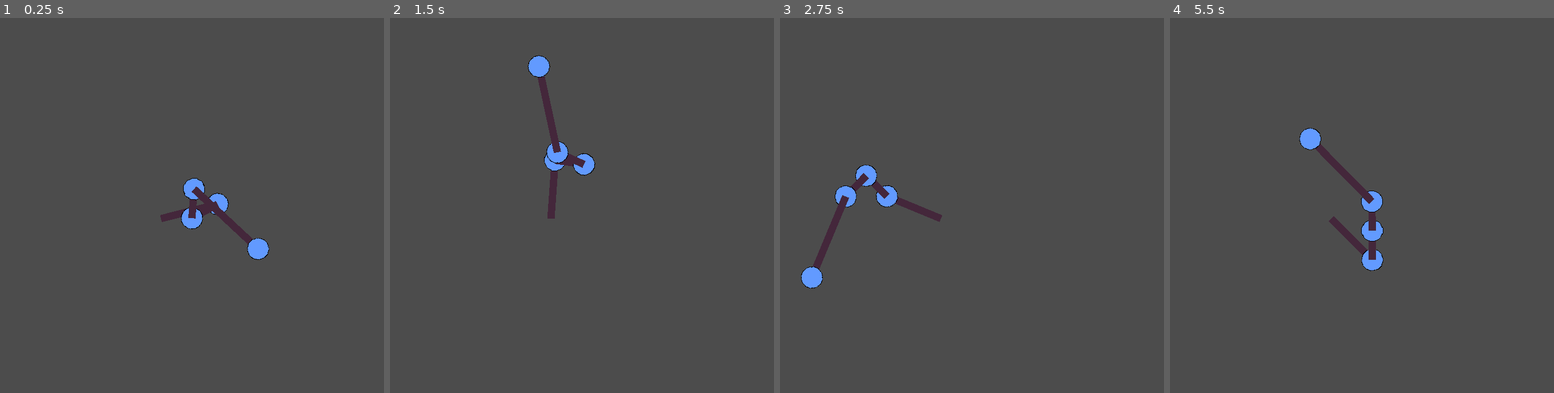
Above: before the commit, frames 1-4 (left to right).
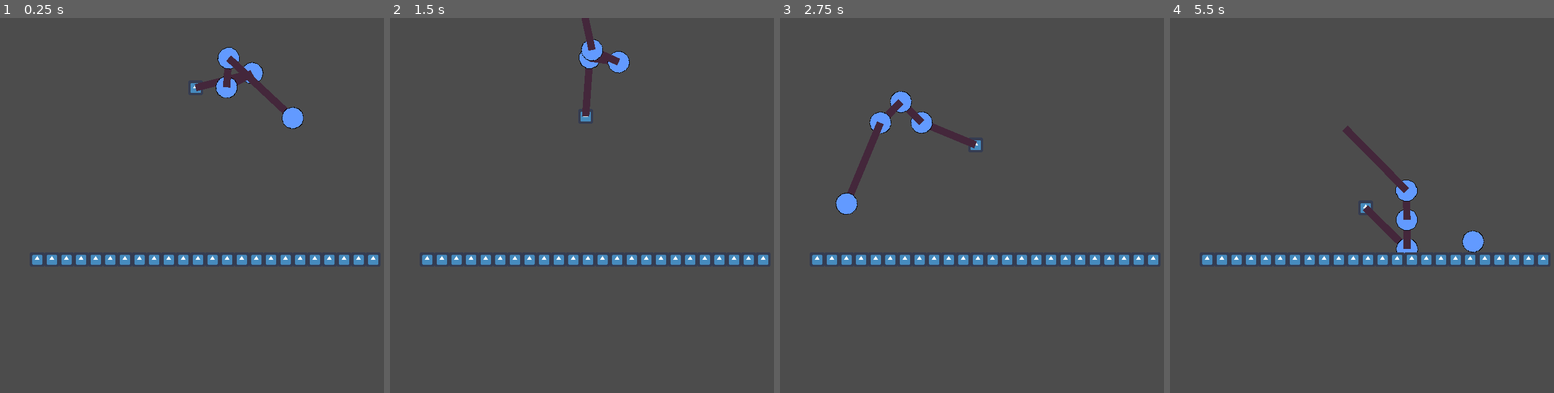
Above: after the commit, the same moments.

Repository: fyodordev/fourier-game
Game: Godot game, scene res://World.tscn
Same seed, same stepped clock (60 frames per second), same inputs: the game is played once before the commit and once after it. The engine's default icon, where the game draws it, is replaced by a stand-in: a white triangle on a blue panel in a dark square.
Inputs:
- Up to frame 1 (0.25 s): no input
- Up to frame 2 (1.5 s): no input
- Up to frame 3 (2.75 s): no input
- Up to frame 4 (5.5 s): no input

The runs differ from the first frame. In frame 1, 4.8% of the frame differs, in the area x 8-99%, y 7-66%; in frame 2, 4.4%; in frame 3, 4.7%; in frame 4, 4.9%, in the area x 8-99%, y 28-68%.

Commit message:
added correct collisions

Diff:
--- /dev/null
+++ b/Anchor.gd
@@ -0,0 +1,12 @@
+extends KinematicBody2D
+
+
+export var velocity = Vector2(0,100)
+
+# Called when the node enters the scene tree for the first time.
+func _ready():
+	pass # Replace with function body.
+
+# Called every frame. 'delta' is the elapsed time since the previous frame.
+func _physics_process(delta):
+	move_and_slide(velocity)
--- a/BaseStick.gd
+++ b/BaseStick.gd
@@ -9,9 +9,7 @@
 
 	#get position of parenths junktion
 	if(get_parent().name == "Stick+Junction"):
-		position[0] += get_parent().get_node("Junction").position[0]
-	else:
-		position[0] = get_parent().position[0]
+		position[0] = get_parent().get_node("Junction").position[0]
 
 	#set length
 	get_node("Stick").position[0] *= new_length
--- a/BaseStick.tscn
+++ b/BaseStick.tscn
@@ -1,13 +1,14 @@
-[gd_scene load_steps=6 format=2]
+[gd_scene load_steps=7 format=2]
 
 [ext_resource path="res://BaseStick.gd" type="Script" id=1]
 [ext_resource path="res://Cable.png" type="Texture" id=2]
-[ext_resource path="res://Junction.png" type="Texture" id=3]
+[ext_resource path="res://Junction.gd" type="Script" id=3]
+[ext_resource path="res://Junction.png" type="Texture" id=4]
 
-[sub_resource type="RectangleShape2D" id=2]
+[sub_resource type="RectangleShape2D" id=1]
 extents = Vector2( 64, 16 )
 
-[sub_resource type="CircleShape2D" id=1]
+[sub_resource type="CircleShape2D" id=2]
 radius = 48.0
 
 [node name="Stick+Junction" type="Node2D"]
@@ -15,12 +16,15 @@
 
 [node name="Stick" type="KinematicBody2D" parent="."]
 position = Vector2( 64, 0 )
+collision_layer = 2
+collision_mask = 4
 __meta__ = {
 "_edit_group_": true
 }
 
 [node name="CollisionShape2D" type="CollisionShape2D" parent="Stick"]
-shape = SubResource( 2 )
+shape = SubResource( 1 )
+disabled = true
 
 [node name="Stick_Sprite" type="Sprite" parent="Stick"]
 position = Vector2( 0, -2.27374e-13 )
@@ -29,14 +33,18 @@
 
 [node name="Junction" type="KinematicBody2D" parent="."]
 position = Vector2( 128, 0 )
+collision_layer = 2
+collision_mask = 4
+script = ExtResource( 3 )
 __meta__ = {
 "_edit_group_": true
 }
 
 [node name="CollisionShape2D" type="CollisionShape2D" parent="Junction"]
-shape = SubResource( 1 )
+shape = SubResource( 2 )
+disabled = true
 
 [node name="Junction_Sprite" type="Sprite" parent="Junction"]
 position = Vector2( 0, 9.53674e-07 )
 scale = Vector2( 2.74286, 2.74286 )
-texture = ExtResource( 3 )
+texture = ExtResource( 4 )
--- /dev/null
+++ b/Junction.gd
@@ -0,0 +1,15 @@
+extends KinematicBody2D
+
+# Declare member variables here. Examples:
+# var a = 2
+# var b = "text"
+var velocity = Vector2(0,0)
+
+# Called when the node enters the scene tree for the first time.
+func _ready():
+	pass # Replace with function body.
+
+
+func _physics_process(delta):
+	if move_and_collide(velocity):
+		print("collision")
--- a/World.gd
+++ b/World.gd
@@ -20,3 +20,5 @@
 		#get the node we just attached, set speeds and lengths
 		currNode = currNode.get_node("./Stick+Junction")
 		currNode.hueinit(speeds[i],lengths[i])
+
+	currNode.get_node("Junction").get_node("CollisionShape2D").set_disabled(false)
--- a/World.tscn
+++ b/World.tscn
@@ -1,9 +1,46 @@
-[gd_scene load_steps=2 format=2]
+[gd_scene load_steps=6 format=2]
 
 [ext_resource path="res://World.gd" type="Script" id=1]
+[ext_resource path="res://Anchor.gd" type="Script" id=2]
+[ext_resource path="res://icon.png" type="Texture" id=3]
+
+[sub_resource type="ConvexPolygonShape2D" id=1]
+points = PoolVector2Array( 0, 0, 64, 0, 64, 64, 0, 64 )
+
+[sub_resource type="TileSet" id=2]
+0/name = "icon.png 0"
+0/texture = ExtResource( 3 )
+0/tex_offset = Vector2( 0, 0 )
+0/modulate = Color( 1, 1, 1, 1 )
+0/region = Rect2( 0, 0, 64, 64 )
+0/tile_mode = 0
+0/occluder_offset = Vector2( 0, 0 )
+0/navigation_offset = Vector2( 0, 0 )
+0/shapes = [ {
+"autotile_coord": Vector2( 0, 0 ),
+"one_way": false,
+"one_way_margin": 1.0,
+"shape": SubResource( 1 ),
+"shape_transform": Transform2D( 1, 0, 0, 1, 0, 0 )
+} ]
+0/z_index = 0
 
 [node name="World" type="Node"]
 script = ExtResource( 1 )
 
-[node name="Anchor" type="Node2D" parent="."]
-position = Vector2( 415.125, 877.501 )
+[node name="Anchor" type="KinematicBody2D" parent="."]
+position = Vector2( 982.125, 280.125 )
+script = ExtResource( 2 )
+__meta__ = {
+"_edit_group_": true
+}
+
+[node name="Sprite" type="Sprite" parent="Anchor"]
+texture = ExtResource( 3 )
+
+[node name="TileMap" type="TileMap" parent="."]
+tile_set = SubResource( 2 )
+collision_layer = 4
+collision_mask = 4
+format = 1
+tile_data = PoolIntArray( 1048580, 0, 0, 1048581, 0, 0, 1048582, 0, 0, 1048583, 0, 0, 1048584, 0, 0, 1048585, 0, 0, 1048586, 0, 0, 1048587, 0, 0, 1048588, 0, 0, 1048589, 0, 0, 1048590, 0, 0, 1048591, 0, 0, 1048592, 0, 0, 1048593, 0, 0, 1048594, 0, 0, 1048595, 0, 0, 1048596, 0, 0, 1048597, 0, 0, 1048598, 0, 0, 1048599, 0, 0, 1048600, 0, 0, 1048601, 0, 0, 1048602, 0, 0, 1048603, 0, 0 )
